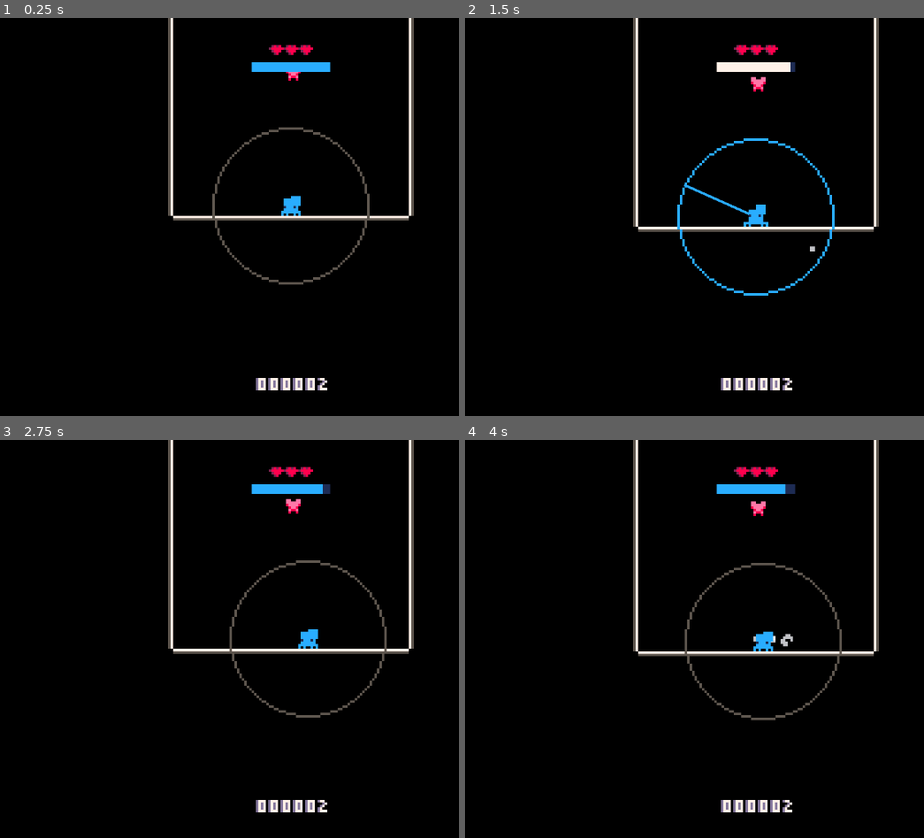
Above: before the commit, frames 1-4 (two rows, left to right).
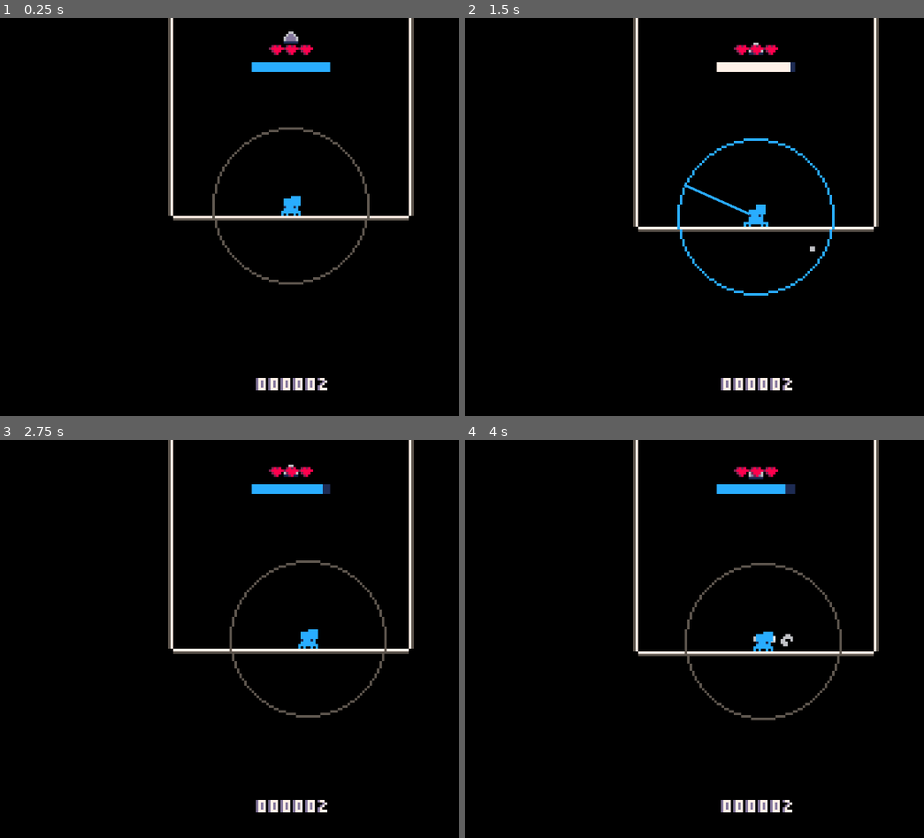
Above: after the commit, the same moments.

Repository: Flamenccio/spider-jump
Game: Godot game, scene res://scenes/game.tscn
Same seed, same stepped clock (60 frames per second), same inputs: the game is played once before the commit and once after it. The engine's default icon, where the game draws it, is replaced by a stand-in: a white triangle on a blue panel in a dark square.
Inputs (mouse positions are in pixels of both pictures, inside the frame that each line leads up to):
- Up to frame 1 (0.25 s): no input
- Up to frame 2 (1.5 s): tap Enter at 0.5 s; move the mouse to (910, 197) at 0.52 s; press the mouse at (910, 197) at 0.53 s; hold D (move_right) 0.53-1.25 s; release the mouse at (910, 197) at 1.25 s; drag from (616, 236) to (754, 49) at 1.27 s
- Up to frame 3 (2.75 s): move the mouse to (362, 551) at 2.02 s; hold D (move_right) from 2.03 s (still down); tap Delete at 2.1 s
- Up to frame 4 (4 s): release D (move_right) at 2.75 s; drag from (722, 718) to (772, 642) at 2.77 s; move the mouse to (outside the picture) at 3.52 s; hold A (move_left) from 3.53 s (still down); tap V at 3.6 s

The runs differ from the first frame. In frame 1, 0.1% of the frame differs, in the area x 61-66%, y 3-16%; in frame 2, 0.1%; in frame 3, 0.1%; in frame 4, 0.1%, in the area x 61-66%, y 8-20%.

Commit message:
adjust heavy beetle

Diff:
--- a/scenes/game.tscn
+++ b/scenes/game.tscn
@@ -27,7 +27,7 @@
 [ext_resource type="Texture2D" uid="uid://c0xc1146gnb15" path="res://sprites/heart_shatter_particles-Sheet.png" id="21_37s47"]
 [ext_resource type="Script" uid="uid://y5qohu2l48v3" path="res://scripts/player_stats_saver.gd" id="22_37s47"]
 [ext_resource type="PackedScene" uid="uid://bbd2meqorrjoe" path="res://scenes/high_score_line.tscn" id="23_bt5mj"]
-[ext_resource type="PackedScene" uid="uid://dxpxr8minu8d4" path="res://scenes/hoverfly.tscn" id="28_sww3w"]
+[ext_resource type="PackedScene" uid="uid://dxnx7wy6ay3xj" path="res://scenes/heavy_beetle.tscn" id="28_sww3w"]
 
 [sub_resource type="RectangleShape2D" id="RectangleShape2D_eow3j"]
 size = Vector2(256, 16)
@@ -177,8 +177,8 @@
 script = ExtResource("18_twgab")
 _fixed_endpoint = NodePath("../Player")
 
-[node name="Hoverfly" parent="." instance=ExtResource("28_sww3w")]
-position = Vector2(1, -66)
+[node name="HeavyBeetle" parent="." instance=ExtResource("28_sww3w")]
+position = Vector2(0, -80)
 
 [connection signal="on_game_over" from="." to="UI/DeathScreen" method="show" flags=3]
 [connection signal="on_game_over" from="." to="PlayerStatsSaver" method="_on_game_end"]
--- a/scripts/powerup_handler.gd
+++ b/scripts/powerup_handler.gd
@@ -78,6 +78,10 @@
 		'heavy_beetle':
 			_defer_powerup_timer(15)
 			_animator.switch_sprite_branch('heavybeetle')
+			GameConstants.current_gravity = GameConstants.DEFAULT_GRAVITY * 1.5
+			_powerup_end_queue.push_back(func():
+				GameConstants.current_gravity = GameConstants.DEFAULT_GRAVITY
+			)
 		_:
 			printerr('powerup handler: unhandled powerup "{0}"'.format({'0': powerup}))
 			return
--- a/states/aim.gd
+++ b/states/aim.gd
@@ -13,12 +13,12 @@
 var _pull_input: Vector2
 var _jumped: bool = false
 var _surface_normal: Vector2
-var _hopperpop: bool = false
 var _powerup: String = ''
 
 const _MAX_SHAPECAST_RESULTS = 4
 const _HOPPERPOP_MULTIPLIER = 1.6
 const _BUBBLEBEE_MULTIPLIER = 1.2
+const _HEAVY_BEETLE_MULTIPLIER = 1.0
 
 func _ready() -> void:
 	PlayerEventBus.powerup_started.connect(func(powerup: String):
@@ -29,6 +29,8 @@
 			'bubblebee':
 				_jump_force /= _BUBBLEBEE_MULTIPLIER
 				_powerup = powerup
+			'heavy_beetle':
+				_jump_force *= _HEAVY_BEETLE_MULTIPLIER
 	)
 	PlayerEventBus.powerup_ended.connect(func(powerup: String):
 		match powerup:
@@ -38,6 +40,8 @@
 			'bubblebee':
 				_jump_force *= _BUBBLEBEE_MULTIPLIER
 				_powerup = ''
+			'heavy_beetle':
+				_jump_force /= _HEAVY_BEETLE_MULTIPLIER
 	)
 
 
--- a/states/crawl.gd
+++ b/states/crawl.gd
@@ -6,6 +6,19 @@
 @export var _player: CharacterBody2D
 @export var _move_speed: float = 1.0
 var _move_input: Vector2
+
+const _HEAVY_BEETLE_MULTIPLIER = 5.0
+
+func _ready() -> void:
+	PlayerEventBus.powerup_started.connect(func(powerup: String):
+		if powerup == 'heavy_beetle':
+			_move_speed *= _HEAVY_BEETLE_MULTIPLIER
+	)
+	PlayerEventBus.powerup_ended.connect(func(powerup: String):
+		if powerup == 'heavy_beetle':
+			_move_speed /= _HEAVY_BEETLE_MULTIPLIER
+	)
+
 
 func enter_state() -> void:
 	player_crawled.emit()
--- a/states/fall.gd
+++ b/states/fall.gd
@@ -5,7 +5,6 @@
 var motion: Vector2
 
 func enter_state() -> void:
-	#_animator.play('fall')
 	_animator.play_branch_animation('fall')
 
 
